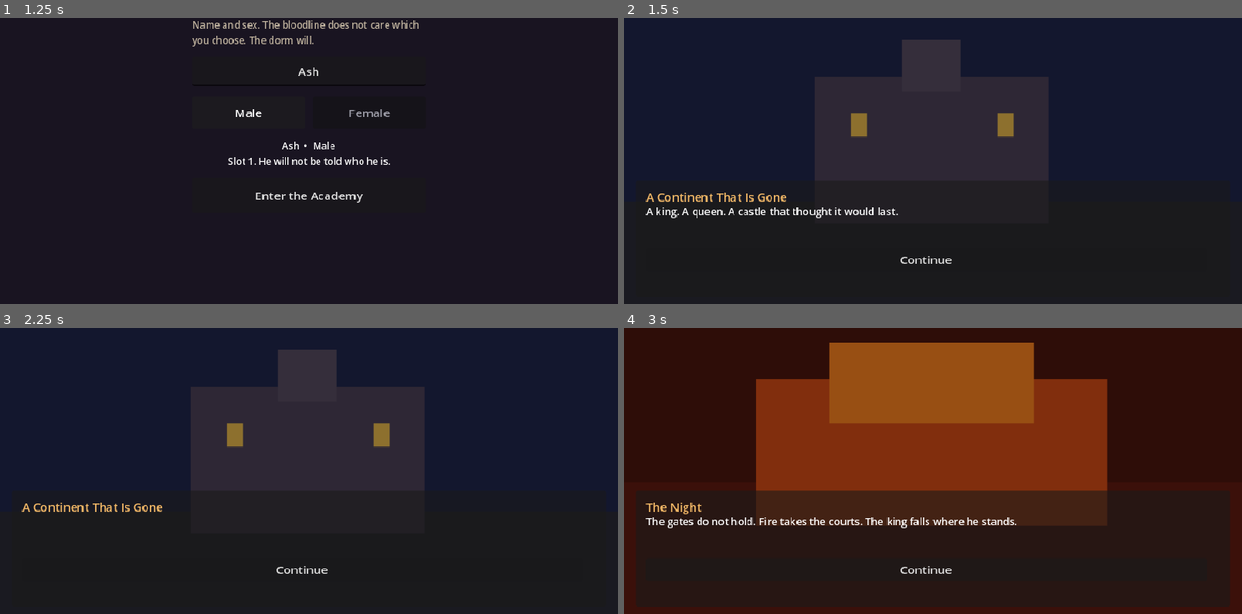
Above: before the commit, frames 1-4 (two rows, left to right).
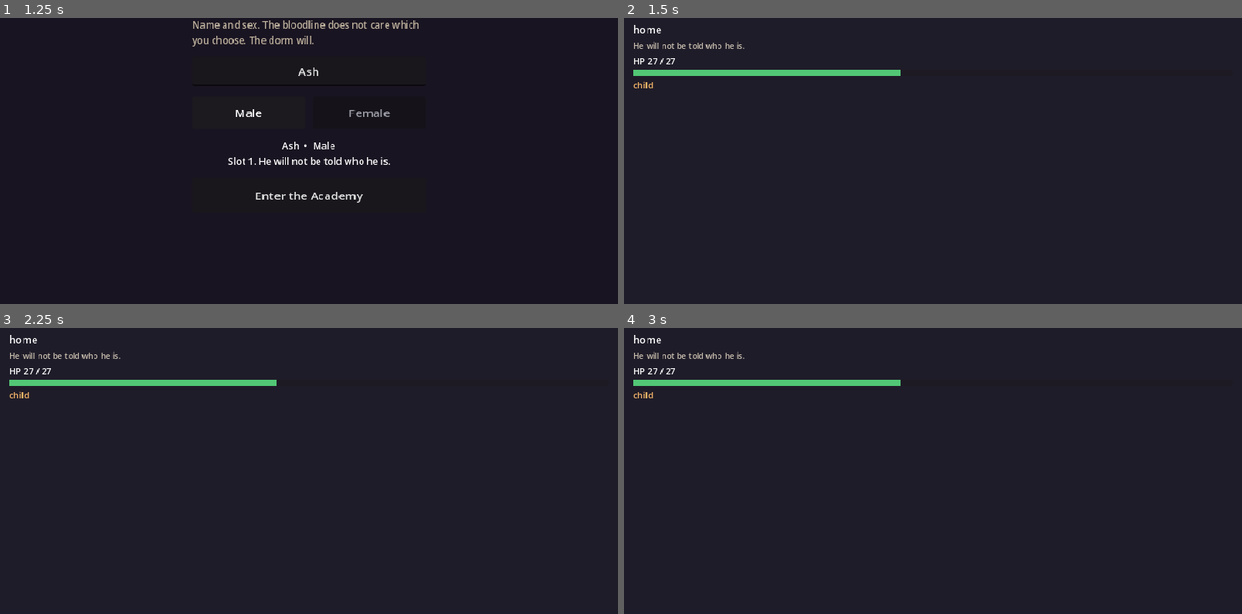
Above: after the commit, the same moments.

Repository: sk7hg824nn-ux/bloodbound-summoner
Game: Godot game, scene res://scenes/boot/Boot.tscn
Two runs of this game, one before a commit and one after it. Both use one fixed random seed, a clock stepped at 60 frames per second and the inputs below.
Inputs (mouse positions are in pixels of both pictures, inside the frame that each line leads up to):
- Up to frame 1 (1.25 s): click "Slot 1 — empty" at 0.5 s
- Up to frame 2 (1.5 s): click "Enter the Academy" at 1.25 s
- Up to frame 3 (2.25 s): click (302, 568) at 2 s, where only the run before the commit has a clickable "Continue"
- Up to frame 4 (3 s): click (926, 568) at 2.75 s, where only the run before the commit has a clickable "Continue"

Frame 1 is identical in both runs. In frame 2, 2.7% of the frame differs, in the area x 1-64%, y 2-86%; in frame 3, 2.2%; in frame 4, 68%, in the area x 0-100%, y 0-100%.
Error after the commit: Parse Error: Could not resolve class "CutsceneDirector", because of a parser error. (res://scripts/world/prologue_runner.gd:15)

Commit message:
Shot-based cinematic director + hall exam film. Camera leaves the player.

Diff:
--- a/scripts/cinematic/cutscene_director.gd
+++ b/scripts/cinematic/cutscene_director.gd
@@ -6,50 +6,139 @@
 var _beats: Array = []
 var _i := 0
 var _playing := false
+var _busy := false
 var camera: Camera2DDirector
 var stack: LayerStack
 var plate: Sprite2D
+var actor: Node2D
+var world: Node2D
+var entities: Node2D
+var fade: ColorRect
+var griffin: Node2D
+var crowd: Node2D
 
 func _ready() -> void:
 	EventBus.dialogue_finished.connect(_on_line)
+	_ensure_fade()
+
+func _ensure_fade() -> void:
+	if fade:
+		return
+	var layer := CanvasLayer.new()
+	layer.layer = 80
+	add_child(layer)
+	fade = ColorRect.new()
+	fade.color = Color(0, 0, 0, 1)
+	fade.set_anchors_preset(Control.PRESET_FULL_RECT)
+	fade.mouse_filter = Control.MOUSE_FILTER_IGNORE
+	layer.add_child(fade)
 
 func play(beats: Array) -> void:
 	_beats = beats
 	_i = 0
 	_playing = true
+	_busy = false
 	GameState.in_dialogue = true
 	if stack:
 		stack.freeze()
 	if camera:
-		camera.set_mode(Camera2DDirector.Mode.ROMANCE)
+		camera.directed = true
 	_step()
 
+func abort() -> void:
+	_playing = false
+	_busy = false
+	GameState.in_dialogue = false
+	if stack:
+		stack.thaw()
+	if camera:
+		camera.directed = false
+		camera.set_mode(Camera2DDirector.Mode.EXPLORE)
+
 func _step() -> void:
-	if not _playing:
+	if not _playing or _busy:
 		return
 	if _i >= _beats.size():
 		_playing = false
 		GameState.in_dialogue = false
-		if stack:
+	if stack:
 			stack.thaw()
 		if camera:
+			camera.directed = false
 			camera.set_mode(Camera2DDirector.Mode.EXPLORE)
 		finished.emit()
 		return
 	var beat: Dictionary = _beats[_i]
 	_i += 1
-	var kind := String(beat.get("type", "say"))
-	match kind:
+	_run(beat)
+
+func _run(beat: Dictionary) -> void:
+	match String(beat.get("type", "say")):
+		"lock":
+			GameState.in_dialogue = true
+			_step()
+		"unlock":
+			GameState.in_dialogue = false
+			_step()
+		"wait":
+			_busy = true
+			get_tree().create_timer(float(beat.get("sec", 0.4))).timeout.connect(_resume)
+		"fade":
+			_busy = true
+			var tw := create_tween()
+			tw.tween_property(fade, "color:a", float(beat.get("a", 1.0)), float(beat.get("sec", 0.5)))
+			tw.finished.connect(_resume)
+		"cam_shot":
+			if camera:
+				camera.shot_to(beat.get("pos", Vector2(480, 320)), float(beat.get("zoom", 1.0)), float(beat.get("sec", 0.8)))
+			_busy = true
+			get_tree().create_timer(float(beat.get("sec", 0.8))).timeout.connect(_resume)
+		"cam":
+			if camera:
+				camera.set_mode(beat.get("mode", Camera2DDirector.Mode.EXPLORE))
+			_step()
+		"shake":
+			if camera:
+				camera.punch(float(beat.get("amt", 0.25)))
+			_step()
+		"walk":
+			var who := _who(String(beat.get("who", "ash")))
+			if who:
+				_busy = true
+				var tw2 := create_tween()
+				tw2.tween_property(who, "global_position", beat.get("to", who.global_position), float(beat.get("sec", 1.2)))
+				tw2.finished.connect(_resume)
+			else:
+				_step()
+		"face":
+			var w2 := _who(String(beat.get("who", "ash")))
+			if w2 and w2 is Actor:
+				(w2 as Actor).facing = beat.get("dir", Vector2.RIGHT)
+			_step()
+		"spawn_griffin":
+			_spawn_griffin(beat.get("at", Vector2(560, 400)))
+			_step()
+		"spawn_crowd":
+			_spawn_crowd()
+			_step()
+		"react_crowd":
+			_react_crowd(String(beat.get("mood", "cheer")))
+			_step()
+		"react_griffin":
+			_react_griffin(String(beat.get("mood", "idle")))
+			_step()
+		"seal":
+			_seal(bool(beat.get("on", true)), float(beat.get("heat", 1.0)))
+			_step()
+		"spark":
+			_spark(beat.get("at", Vector2(480, 420)))
+			_step()
 		"plate":
 			var id := String(beat.get("id", "black"))
 			if plate:
 				plate.texture = World25.still(id)
 			plate_changed.emit(id)
 			_step()
-		"cam":
-			if camera:
-				camera.set_mode(beat.get("mode", Camera2DDirector.Mode.EXPLORE))
-			_step()
 		"toast":
 			EventBus.toast.emit(String(beat.get("text", "")))
 			_step()
@@ -57,10 +146,108 @@
 			EventBus.toast.emit(String(beat.get("text", "")))
 			_step()
 		_:
+			_busy = true
 			EventBus.dialogue_requested.emit(String(beat.get("speaker", "")), beat.get("lines", []), [{"id": "cs_next", "text": "Continue"}])
 
+func _resume() -> void:
+	_busy = false
+	_step()
+
 func _on_line(choice_id: String) -> void:
-	if not _playing:
+	if not _playing or not _busy:
 		return
 	if choice_id == "cs_next" or choice_id == "":
-		_step()
+		_resume()
+
+func _who(id: String) -> Node2D:
+	match id:
+		"griffin":
+			return griffin
+		"crowd":
+			return crowd
+		_:
+			return actor
+
+func _spawn_griffin(at: Vector2) -> void:
+	if griffin and is_instance_valid(griffin):
+		griffin.queue_free()
+	griffin = Griffin2D.new()
+	griffin.position = at
+	var root := entities if entities else self
+	root.add_child(griffin)
+
+func _spawn_crowd() -> void:
+	if crowd and is_instance_valid(crowd):
+		return
+	crowd = Node2D.new()
+	crowd.name = "Crowd"
+var root2 := world if world else self
+	root2.add_child(crowd)
+	for i in 10:
+		var fig := Figure2D.new()
+		fig.kind = "human"
+		crowd.add_child(fig)
+		fig._build()
+		var left := i < 5
+		fig.position = Vector2((90.0 if left else 820.0) + float(i % 5) * 22.0, 210.0 + float(i % 3) * 16.0)
+		fig.scale = Vector2(0.55, 0.55)
+		fig.modulate = Color(0.75, 0.72, 0.7)
+
+func _react_crowd(mood: String) -> void:
+	if crowd == null:
+		return
+	for c in crowd.get_children():
+		if c is Node2D:
+			var n := c as Node2D
+			var tw := create_tween()
+			var bump := 6.0 if mood == "cheer" or mood == "laugh" else 3.0
+			tw.tween_property(n, "position:y", n.position.y - bump, 0.12)
+			tw.tween_property(n, "position:y", n.position.y, 0.18)
+
+func _react_griffin(mood: String) -> void:
+	if griffin == null:
+		return
+	match mood:
+		"fear":
+			var tw := create_tween()
+			tw.tween_property(griffin, "position", griffin.position + Vector2(36, -8), 0.35)
+			griffin.modulate = Color(1.0, 0.85, 0.85)
+		"idle":
+			griffin.modulate = Color.WHITE
+
+func _seal(on: bool, heat: float) -> void:
+	if world == null:
+		return
+	var old := world.get_node_or_null("CineSeal")
+	if old:
+		old.queue_free()
+	if not on:
+		return
+	var line := Line2D.new()
+	line.name = "CineSeal"
+	line.width = 3.0 + heat * 2.0
+	line.default_color = Color(0.85, 0.16, 0.18, 0.95)
+	var pts := PackedVector2Array()
+	var at := Vector2(480, 420)
+	for i in 36:
+		var a := TAU * float(i) / 36.0
+		pts.append(at + Vector2(cos(a), sin(a) * 0.55) * (42.0 + heat * 8.0))
+	pts.append(pts[0])
+	line.points = pts
+	world.add_child(line)
+
+func _spark(at: Vector2) -> void:
+	var p := CPUParticles2D.new()
+	p.emitting = true
+	p.one_shot = true
+	p.amount = 18
+	p.lifetime = 0.45
+	p.direction = Vector2(0, -1)
+	p.spread = 80.0
+	p.initial_velocity_min = 20.0
+	p.initial_velocity_max = 70.0
+	p.gravity = Vector2(0, 40)
+	p.color = Color(0.85, 0.22, 0.18)
+	p.global_position = at
+	add_child(p)
+	get_tree().create_timer(0.6).timeout.connect(p.queue_free)
